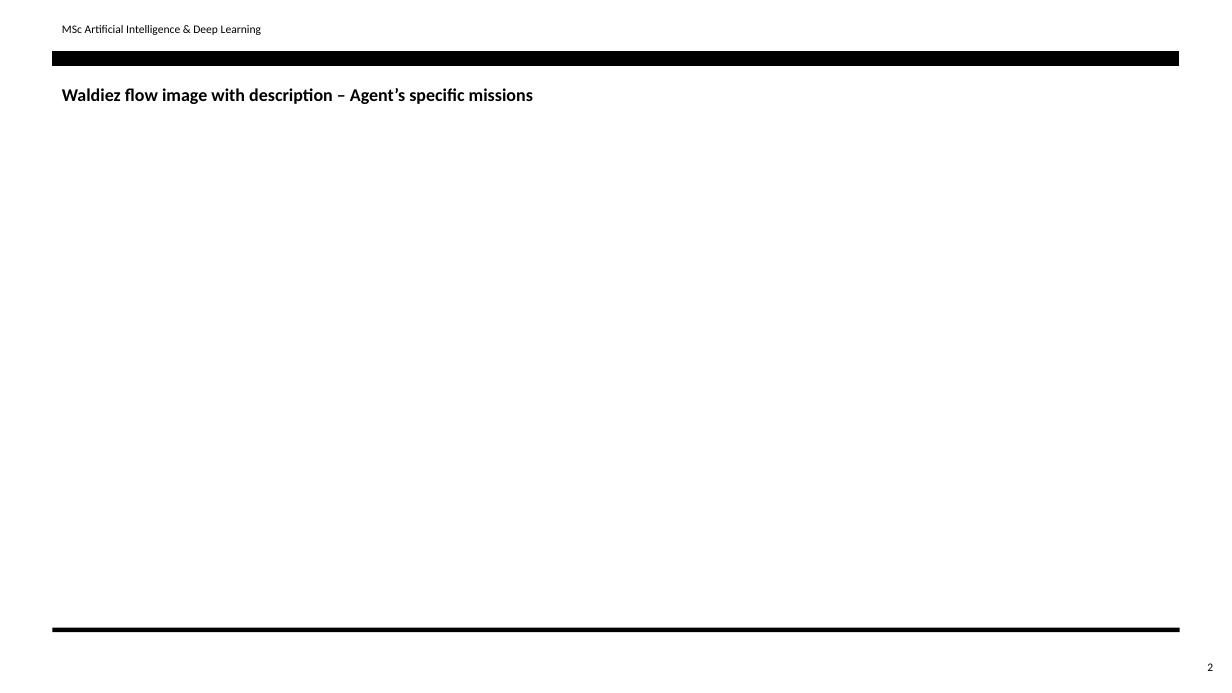
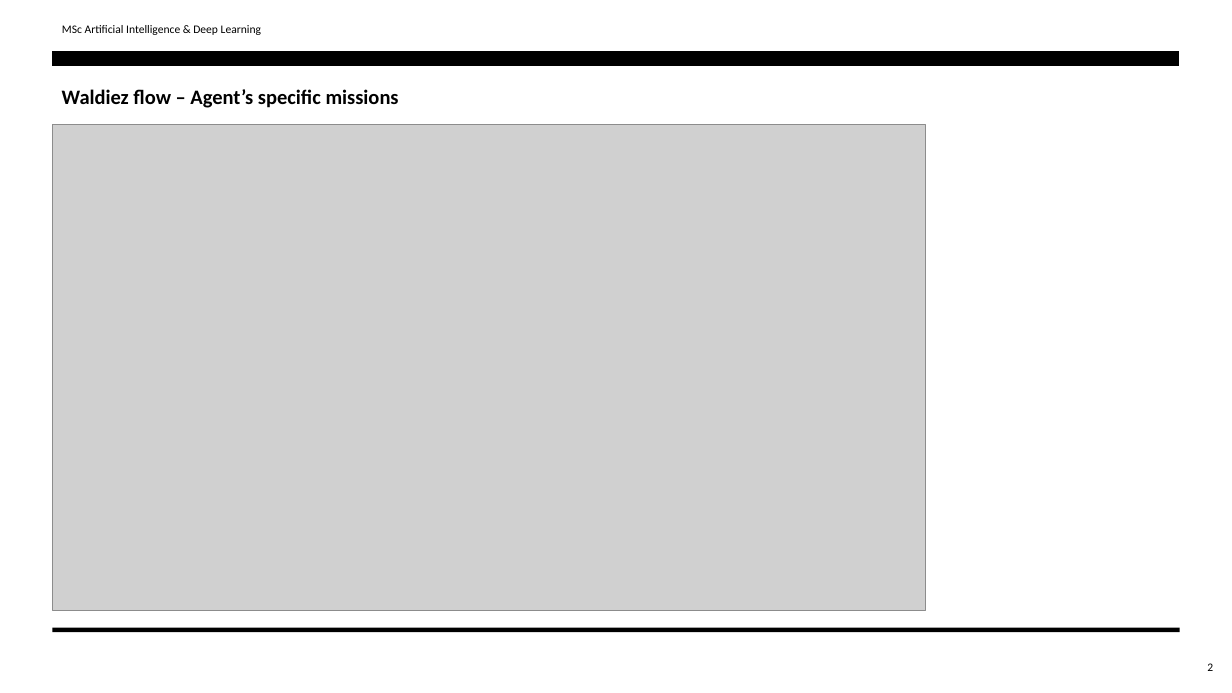
Before and after one commit to tcharos/Agentic-AI-Detective-Agency-using-Waldiez, a slide deck: slide 2 of Waldiez_finalPresentation.pptx. Drawn at 1232x693 pixels with LibreOffice and Linux fonts; fonts in the diff are those of the drawing; grey boxes stand for pictures. Boxes give left, top, right and bottom in pixels: in the first picture for what was removed or moved away, otherwise in the second. Text is boxed around its words. In the diff, an @@ line names an element or a change of style, - is before the commit and + after.

```diff
--- a/Waldiez_finalPresentation.pptx
+++ b/Waldiez_finalPresentation.pptx
@@ text at (x1=62, y1=89, x2=399, y2=108): text changed; size 14 to 16 pt @@
-Waldiez flow image with description – Agent’s specific missions
+Waldiez flow – Agent’s specific missions
@@ picture added at (x1=53, y1=125, x2=925, y2=611) @@
```
Also in this commit, not shown: 3 other slides changed, 1 slide added, 1 other file.
